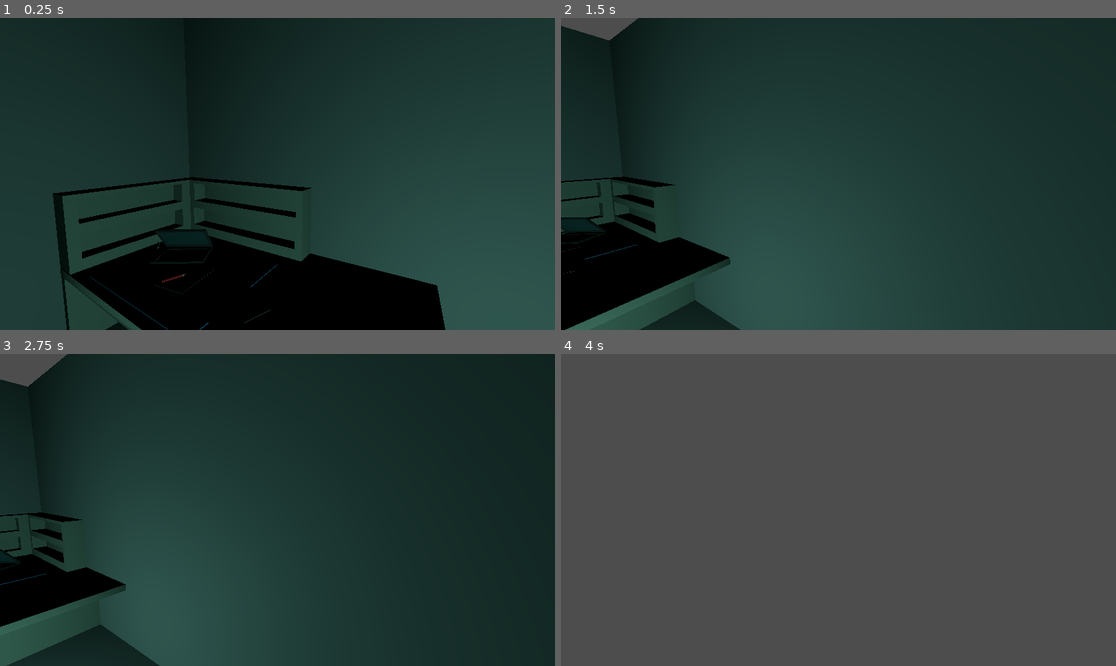
Above: before the commit, frames 1-4 (two rows, left to right).
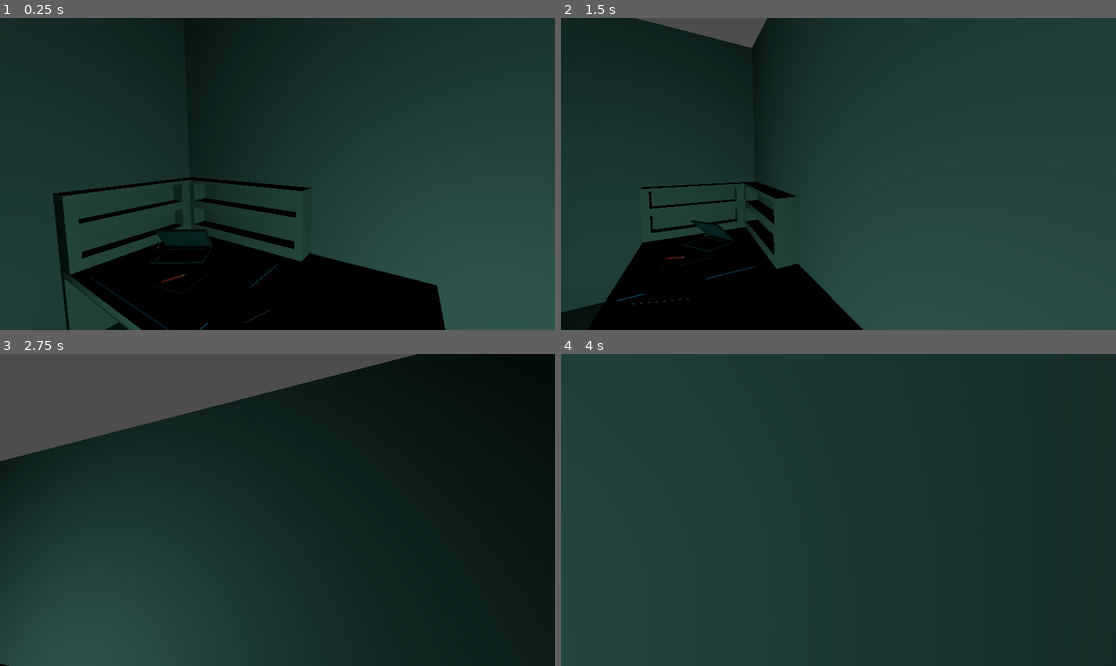
Above: after the commit, the same moments.

Repository: NiMakeF/oc25_nina
Game: Godot game, scene res://scn_data.tscn
Two runs of this game, one before a commit and one after it. Both use one fixed random seed, a clock stepped at 60 frames per second and the inputs below.
Inputs (mouse positions are in pixels of both pictures, inside the frame that each line leads up to):
- Up to frame 1 (0.25 s): no input
- Up to frame 2 (1.5 s): tap Enter at 0.5 s; move the mouse to (960, 158) at 0.52 s; hold D (droite) 0.53-1.28 s; tap S (recule) at 0.6, 1.35 s; move the mouse to (727, 189) at 1.27 s; hold A (gauche) from 1.28 s (still down)
- Up to frame 3 (2.75 s): move the mouse to (333, 441) at 2.02 s; release A (gauche) at 2.03 s; hold D (droite) from 2.03 s (still down); tap S (recule) at 2.1 s
- Up to frame 4 (4 s): move the mouse to (810, 572) at 2.77 s; release D (droite) at 2.78 s; hold W (avance) 2.78-3.53 s; tap S (recule) at 2.85, 3.6 s; tap Space at 3.5 s; move the mouse to (1005, 556) at 3.52 s; hold A (gauche) from 3.53 s (still down)

The runs differ from the first frame. In frame 2, 16% of the frame differs, in the area x 0-100%, y 0-100%; in frame 3, 17%; in frame 4, 100%.

Commit message:
avancé jeux

Diff:
--- a/projet final/tentative-jeu-fin/camera_3d.gd
+++ b/projet final/tentative-jeu-fin/camera_3d.gd
@@ -1,9 +1,5 @@
 extends Camera3D
 
-
-# Called when the node enters the scene tree for the first time.
-func _ready() -> void:
-	pass # Replace with function body.
 
 
 func _process(delta: float) -> void:
--- /dev/null
+++ b/projet final/tentative-jeu-fin/character_body_3d.gd
@@ -0,0 +1,19 @@
+extends CharacterBody3D
+@export var mouse_sensitivity := 0.002
+var rotation_x := 0.0
+
+@onready var camera = $LaCam
+
+func _ready():
+	Input.set_mouse_mode(Input.MOUSE_MODE_CAPTURED)
+
+func _input(event):
+	if event is InputEventMouseMotion:
+		# Horizontal rotation (left/right)
+		rotate_y(-event.relative.x * mouse_sensitivity)
+
+		# Vertical rotation (up/down)
+		rotation_x -= event.relative.y * mouse_sensitivity
+		rotation_x = clamp(rotation_x, deg_to_rad(-90), deg_to_rad(90))
+
+		camera.rotation.x = rotation_x
--- /dev/null
+++ b/projet final/tentative-jeu-fin/scn_data.gd
@@ -0,0 +1,30 @@
+extends Node3D
+
+
+
+
+func _process(delta: float) -> void:
+	var input = Vector3.ZERO
+	input.x = Input.get_axis('gauche', 'droite')
+	input.z = Input.get_axis('avance', 'recule')
+	print(input)
+	position += basis * input * 0.1
+
+@export var mouse_sensitivity := 0.002
+var rotation_x := 0.0
+
+@onready var camera = $CharacterBody3D/LaCam
+
+func _ready():
+	Input.set_mouse_mode(Input.MOUSE_MODE_CAPTURED)
+
+func _input(event):
+	if event is InputEventMouseMotion:
+		# Horizontal rotation (left/right)
+		rotate_y(-event.relative.x * mouse_sensitivity)
+
+		# Vertical rotation (up/down)
+		rotation_x -= event.relative.y * mouse_sensitivity
+		rotation_x = clamp(rotation_x, deg_to_rad(-90), deg_to_rad(90))
+
+		camera.rotation.x = rotation_x
--- a/projet final/tentative-jeu-fin/scn_data.tscn
+++ b/projet final/tentative-jeu-fin/scn_data.tscn
@@ -1,7 +1,10 @@
-[gd_scene load_steps=3 format=3 uid="uid://dw5nw2qqenubw"]
+[gd_scene load_steps=5 format=3 uid="uid://dw5nw2qqenubw"]
 
 [ext_resource type="PackedScene" uid="uid://2swb26hycl76" path="res://table.tscn" id="1_fgr3v"]
 [ext_resource type="Script" uid="uid://c6egunw73t6gj" path="res://camera_3d.gd" id="2_o1euj"]
+[ext_resource type="Script" uid="uid://blyhpgkkgqtx3" path="res://character_body_3d.gd" id="3_7cgif"]
+
+[sub_resource type="CylinderShape3D" id="CylinderShape3D_elnyt"]
 
 [node name="scène 1" type="Node3D"]
 
@@ -42,9 +45,15 @@
 use_collision = true
 size = Vector3(0.676245, 6, 9)
 
+[node name="CSGBox3D8" type="CSGBox3D" parent="."]
+physics_interpolation_mode = 1
+transform = Transform3D(1.31134e-07, 0, -1, 0, 1, 0, 1, 0, 1.31134e-07, -1.65552, 2.5, -8.78926)
+use_collision = true
+size = Vector3(0.676245, 6, 7)
+
 [node name="CSGBox3D7" type="CSGBox3D" parent="."]
 physics_interpolation_mode = 1
-transform = Transform3D(-4.37114e-08, 0, 1, 0, 1, 0, -1, 0, -4.37114e-08, 4.34448, 2.5, 1.21074)
+transform = Transform3D(-4.37114e-08, 0, 1, 0, 1, 0, -1, 0, -4.37114e-08, 4.42158, 2.5, 1.21074)
 use_collision = true
 size = Vector3(0.676245, 6, 3)
 
@@ -66,7 +75,17 @@
 light_volumetric_fog_energy = 0.0
 omni_range = 9.60445
 
-[node name="Camera3D" type="Camera3D" parent="."]
-transform = Transform3D(-0.515038, -0.0866221, 0.852779, 0, 0.994881, 0.101056, -0.857167, 0.0520478, -0.512401, -2, 3, 1)
+[node name="CharacterBody3D" type="CharacterBody3D" parent="."]
+script = ExtResource("3_7cgif")
+
+[node name="LaCam" type="Camera3D" parent="CharacterBody3D"]
+transform = Transform3D(-0.515038, -0.0866221, 0.852779, 0, 0.994881, 0.101056, -0.857167, 0.0520478, -0.512402, -2, 3, 1)
 fov = 70.0
 script = ExtResource("2_o1euj")
+
+[node name="CollisionShape3D" type="CollisionShape3D" parent="CharacterBody3D"]
+transform = Transform3D(1, 0, 0, 0, 1, 0, 0, 0, 1, -2, 0, 0)
+shape = SubResource("CylinderShape3D_elnyt")
+
+[node name="CSGCylinder3D" type="CSGCylinder3D" parent="CharacterBody3D"]
+transform = Transform3D(1, 0, 0, 0, 1, 0, 0, 0, 1, -2, 0, 0)
Not shown, added: projet final/tentative-jeu-fin/character_body_3d.gd.uid
Not shown, added: projet final/tentative-jeu-fin/scn_data.gd.uid
